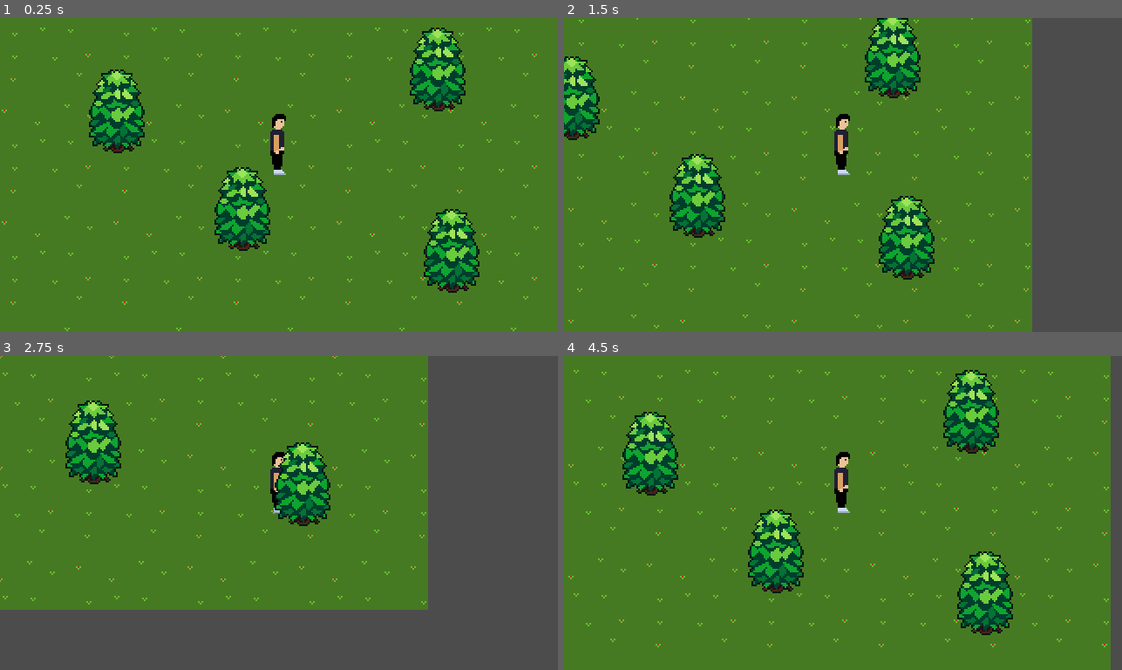
Above: before the commit, frames 1-4 (two rows, left to right).
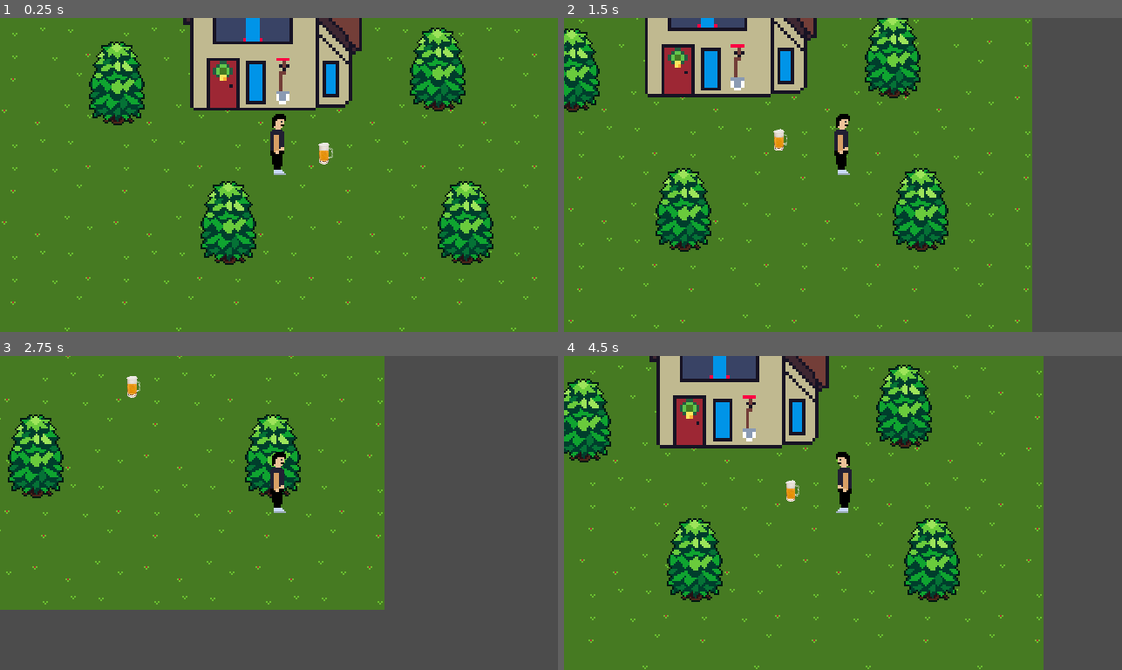
Above: after the commit, the same moments.

Repository: VictorINT/in-land
Game: Godot game, scene res://world.tscn
Same seed, same stepped clock (60 frames per second), same inputs: the game is played once before the commit and once after it.
Inputs:
- Up to frame 1 (0.25 s): no input
- Up to frame 2 (1.5 s): tap Enter at 0.5 s; hold Right (ui_right) 0.53-1.28 s; hold Down (ui_down) from 1.28 s (still down)
- Up to frame 3 (2.75 s): release Down (ui_down) at 2.03 s; hold Right (ui_right) from 2.03 s (still down)
- Up to frame 4 (4.5 s): release Right (ui_right) at 2.78 s; hold Up (ui_up) 2.78-3.53 s; hold Left (ui_left) from 3.53 s (still down)

The runs differ from the first frame. In frame 1, 17% of the frame differs, in the area x 15-89%, y 0-88%; in frame 2, 15%; in frame 3, 15%; in frame 4, 38%, in the area x 0-98%, y 0-100%.

Commit message:
halba de bere

Diff:
--- /dev/null
+++ b/casa.tscn
@@ -0,0 +1,18 @@
+[gd_scene load_steps=3 format=2]
+
+[ext_resource path="res://resources/house.png" type="Texture" id=1]
+
+[sub_resource type="CapsuleShape2D" id=1]
+radius = 4.10725
+height = 39.6852
+
+[node name="casa" type="StaticBody2D"]
+
+[node name="Sprite" type="Sprite" parent="."]
+position = Vector2( 0.943874, -32.2097 )
+texture = ExtResource( 1 )
+
+[node name="CollisionShape2D" type="CollisionShape2D" parent="."]
+position = Vector2( 4.83734, -8.79963 )
+rotation = -1.5708
+shape = SubResource( 1 )
--- a/resources/player.gd
+++ b/resources/player.gd
@@ -16,3 +16,7 @@
 		else:
 			velocity = velocity.move_toward(Vector2.ZERO, FRICTION * delta)
 		velocity = move_and_slide(velocity)
+		if velocity.x < 0:
+			$Sprite.flip_h = true
+		else:
+			$Sprite.flip_h = false
--- a/world.tscn
+++ b/world.tscn
@@ -1,8 +1,10 @@
-[gd_scene load_steps=4 format=2]
+[gd_scene load_steps=6 format=2]
 
 [ext_resource path="res://player.tscn" type="PackedScene" id=1]
 [ext_resource path="res://resources/grass.png" type="Texture" id=2]
 [ext_resource path="res://tree.tscn" type="PackedScene" id=3]
+[ext_resource path="res://casa.tscn" type="PackedScene" id=4]
+[ext_resource path="res://resources/halba_bere.png" type="Texture" id=5]
 
 [node name="world" type="Node"]
 
@@ -14,26 +16,40 @@
 region_enabled = true
 region_rect = Rect2( 0, 0, 336, 224 )
 
-[node name="YSort" type="YSort" parent="."]
+[node name="elemente" type="Node" parent="."]
 
-[node name="player" type="YSort" parent="YSort"]
+[node name="YSort" type="YSort" parent="elemente"]
 
-[node name="player" parent="YSort/player" instance=ExtResource( 1 )]
+[node name="player" type="YSort" parent="elemente/YSort"]
+
+[node name="player" parent="elemente/YSort/player" instance=ExtResource( 1 )]
 position = Vector2( 117.018, 84.4058 )
 
-[node name="Camera2D" type="Camera2D" parent="YSort/player/player"]
+[node name="Camera2D" type="Camera2D" parent="elemente/YSort/player/player"]
 current = true
 
-[node name="trees" type="YSort" parent="YSort"]
+[node name="trees" type="YSort" parent="elemente/YSort"]
 position = Vector2( 24, 72 )
 
-[node name="tree" parent="YSort/trees" instance=ExtResource( 3 )]
+[node name="tree" parent="elemente/YSort/trees" instance=ExtResource( 3 )]
+position = Vector2( 0, -16 )
 
-[node name="tree2" parent="YSort/trees" instance=ExtResource( 3 )]
-position = Vector2( 192, 80 )
+[node name="tree2" parent="elemente/YSort/trees" instance=ExtResource( 3 )]
+position = Vector2( 200, 64 )
 
-[node name="tree3" parent="YSort/trees" instance=ExtResource( 3 )]
+[node name="tree3" parent="elemente/YSort/trees" instance=ExtResource( 3 )]
 position = Vector2( 184, -24 )
 
-[node name="tree4" parent="YSort/trees" instance=ExtResource( 3 )]
-position = Vector2( 72, 56 )
+[node name="tree4" parent="elemente/YSort/trees" instance=ExtResource( 3 )]
+position = Vector2( 64, 64 )
+
+[node name="houses" type="YSort" parent="elemente/YSort"]
+
+[node name="casa" parent="elemente/YSort/houses" instance=ExtResource( 4 )]
+position = Vector2( 104, 48 )
+scale = Vector2( 1.9, 1.9 )
+
+[node name="halba_bere" type="Sprite" parent="elemente/YSort"]
+position = Vector2( 144, 72 )
+scale = Vector2( 0.45, 0.45 )
+texture = ExtResource( 5 )
Binary file added: resources/halba_bere.png
Not shown, added: resources/halba_bere.png.import
Binary file added: resources/house.png
Not shown, added: resources/house.png.import
Binary file changed: resources/player1.png
